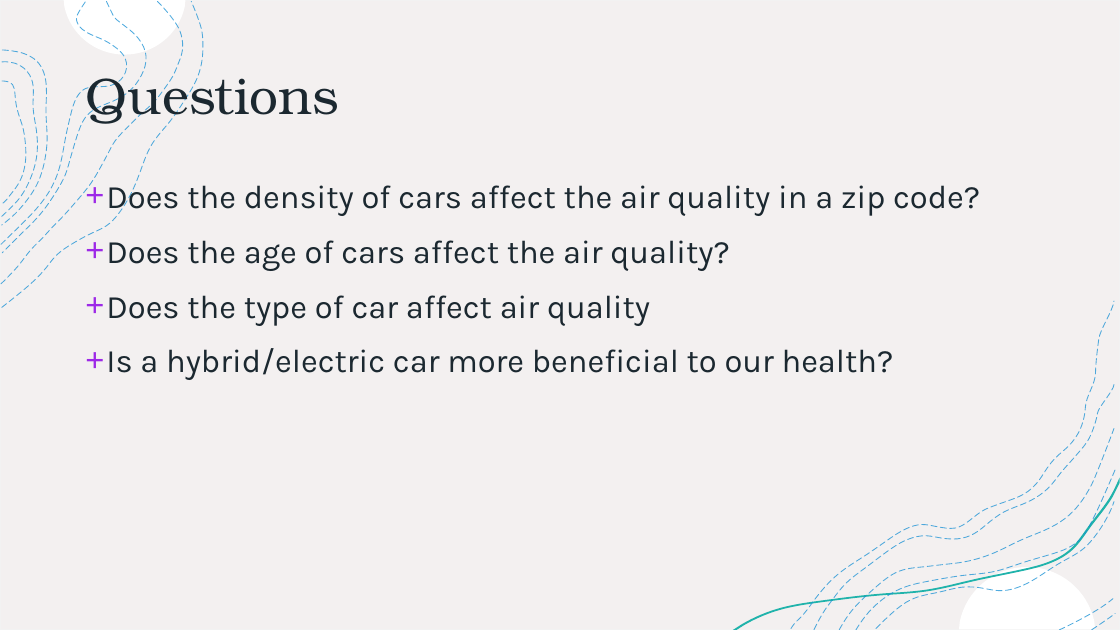
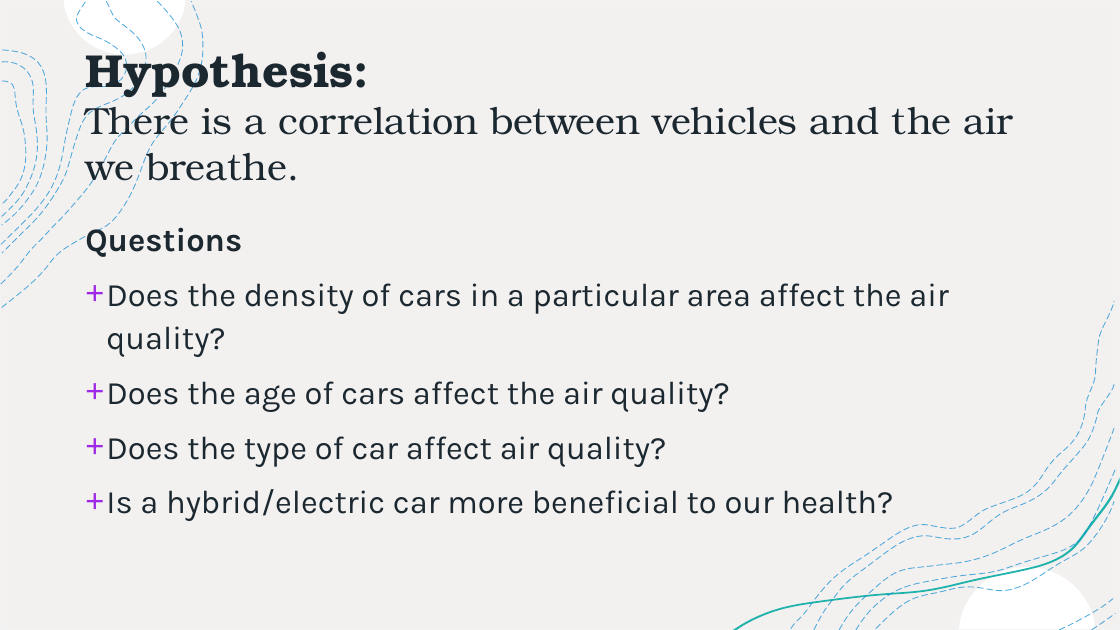
Before and after one commit to paloni-dotcom/Se7en, a slide deck: slide 4 of Presentation/AQI_Presentation.pptx (slide 3 before the commit). Drawn at 1120x630 pixels with LibreOffice and Linux fonts; fonts in the diff are those of the drawing. Boxes give left, top, right and bottom in pixels: in the first picture for what was removed or moved away, otherwise in the second. Text is boxed around its words. In the diff, an @@ line names an element or a change of style, - is before the commit and + after.

Commit message:
updates

```diff
--- a/Presentation/AQI_Presentation.pptx
+++ b/Presentation/AQI_Presentation.pptx
@@ title at (85, 41, 1014, 190): text changed; size 44 to 32.4 pt @@
-Questions
+Hypothesis:
+There is a correlation between vehicles and the air we breathe.
@@ text "Questions": place and size @@
-text "Questions" at (106, 179, 980, 380)
+text "Questions" at (85, 223, 949, 521)
@@ text at (85, 223, 949, 357): text changed @@
-+ Does the density of cars affect the air quality in a zip code?
+Questions
++ Does the density of cars in a particular area affect the air quality?
@@ text at (106, 436, 666, 467): text changed @@
-+ Does the type of car affect air quality
++ Does the type of car affect air quality?
```
Also in this commit, not shown: 1 other slide changed, 2 slides added.
